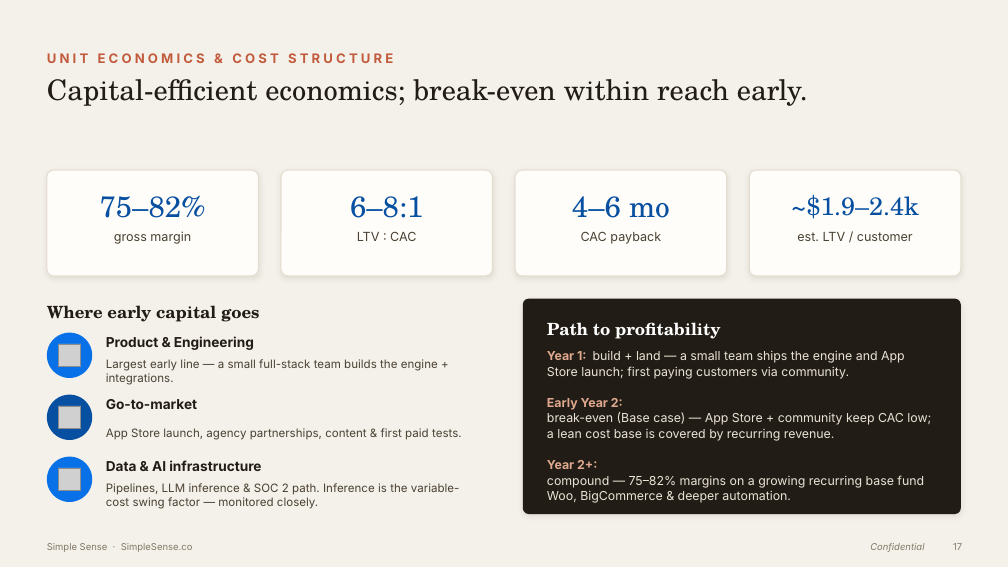
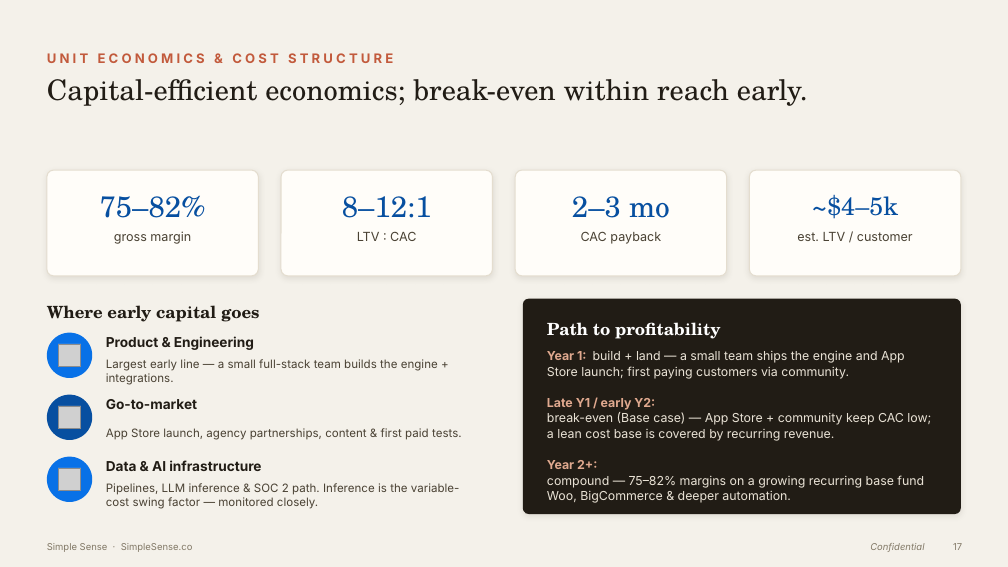
Before and after one commit to simplesense/simplesense.co, a slide deck: slide 17 of Simple_Sense_Investor_Deck.pptx. Drawn at 1008x567 pixels with LibreOffice and Linux fonts; fonts in the diff are those of the drawing; grey boxes stand for pictures. Boxes give left, top, right and bottom in pixels: in the first picture for what was removed or moved away, otherwise in the second. Text is boxed around its words. In the diff, an @@ line names an element or a change of style, - is before the commit and + after.

```diff
--- a/Simple_Sense_Investor_Deck.pptx
+++ b/Simple_Sense_Investor_Deck.pptx
@@ text at box(342, 196, 432, 218): text changed @@
-6–8:1
+8–12:1
@@ text at box(572, 196, 670, 218): text changed @@
-4–6 mo
+2–3 mo
@@ text at box(812, 195, 898, 219): text changed @@
-~$1.9–2.4k
+~$4–5k
@@ text at box(547, 398, 655, 410): text changed @@
-Early Year 2:
+Late Y1 / early Y2:
```
Also in this commit, not shown: 6 other slides changed, 35 other files.
